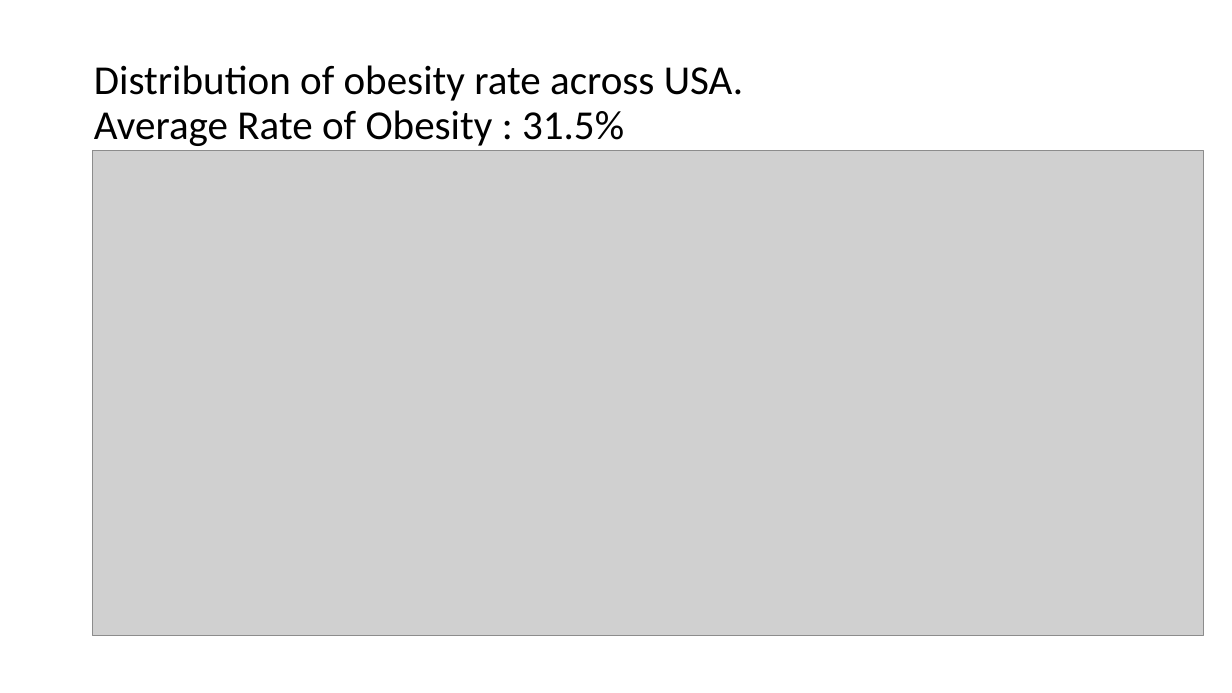
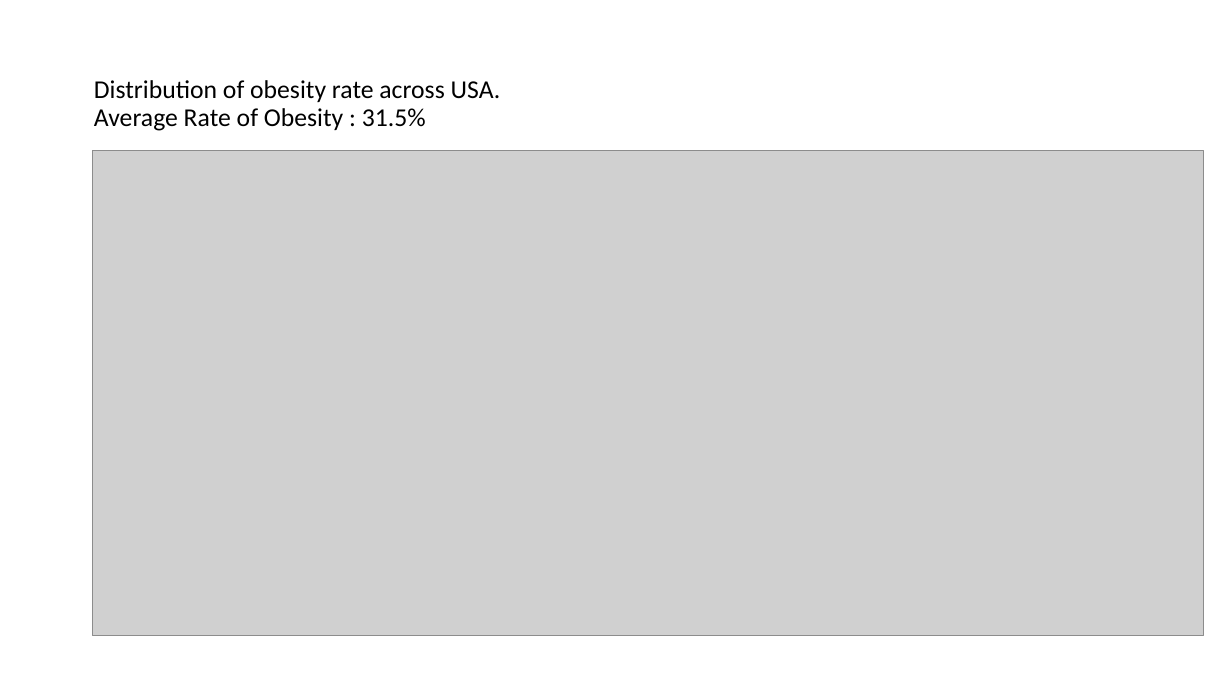
Before and after one commit to rajeshnair1984/Project_Obesity, a slide deck: slide 9 of O3_presentation.pptx. Drawn at 1232x693 pixels with LibreOffice and Linux fonts; fonts in the diff are those of the drawing; grey boxes stand for pictures. Boxes give left, top, right and bottom in pixels: in the first picture for what was removed or moved away, otherwise in the second. Text is boxed around its words. In the diff, an @@ line names an element or a change of style, - is before the commit and + after.

```diff
--- a/O3_presentation.pptx
+++ b/O3_presentation.pptx
@@ title "Distribution of obesity rate across ..." at [94, 80, 501, 131]: size 32 to 20 pt @@
```
Also in this commit, not shown: 1 other slide changed, 1 slide added, 2 slides removed.
